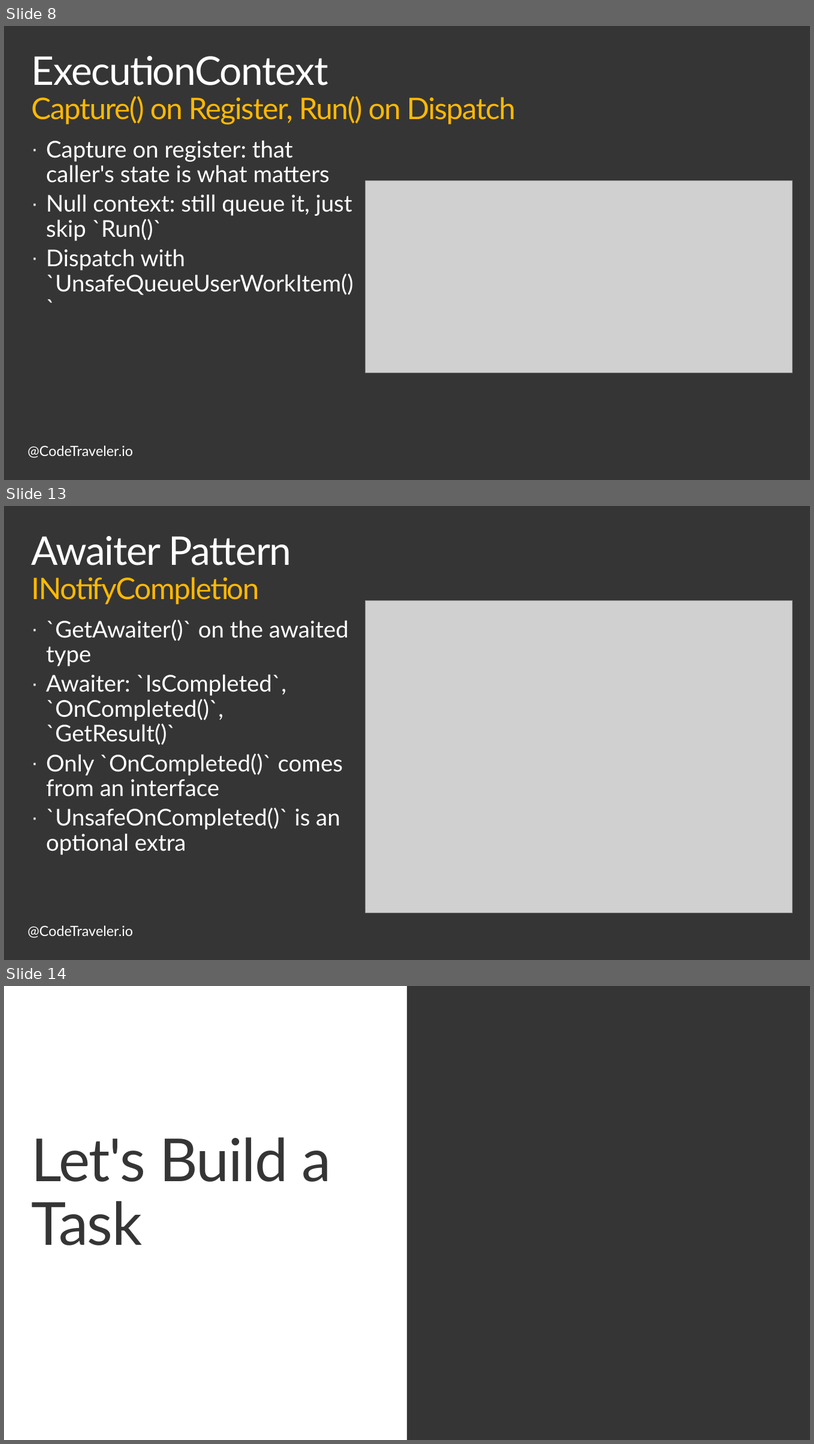
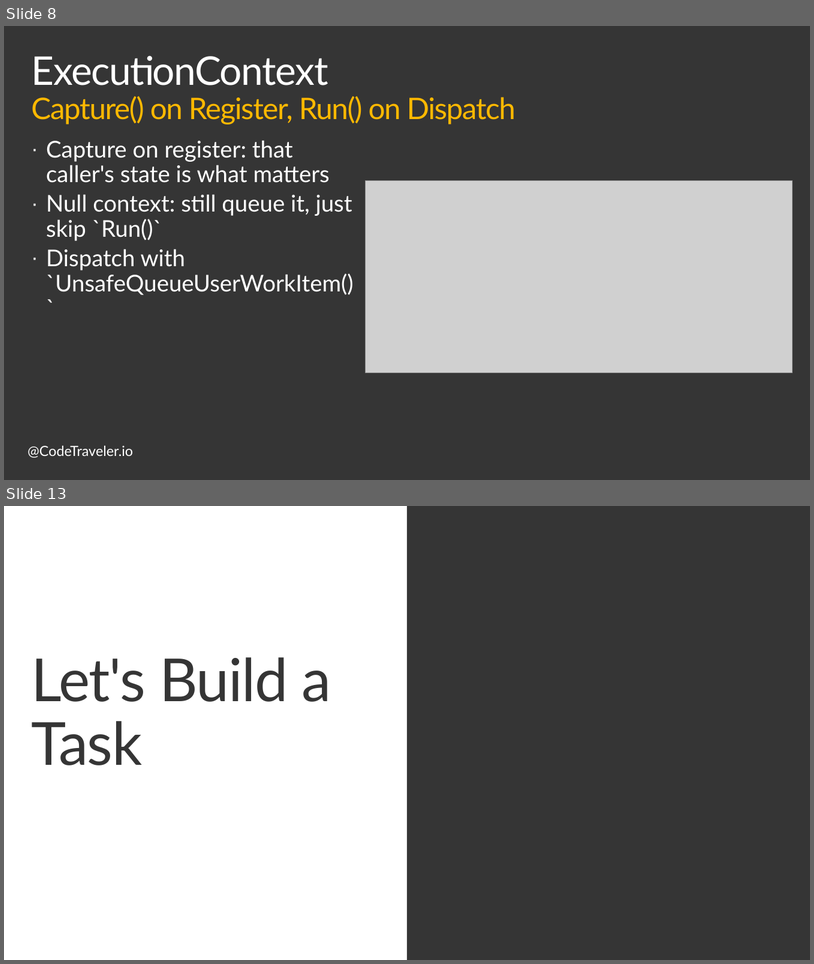
Before and after one commit to TheCodeTraveler/BecomeAnExpertWithAsyncAwait, a slide deck: 4. Creating Custom Implementation of Task/CreatingTaskFromScratch.pptx. Shown one above the other, each under a label of ours: slides 8, 13 and 14 before the commit, slides 8 and 13 after it; the slides between them are not shown. The pictures are 814x1444 and 814x964 pixels, drawn with LibreOffice and Linux fonts; fonts in the diff are those of the drawing; grey boxes stand for pictures; background and template pictures are left out. Boxes give left, top, right and bottom in pixels: in the first picture for what was removed or moved away, otherwise in the second. Text is boxed around its words. In the diff, an @@ line names an element or a change of style, - is before the commit and + after.

```diff
--- a/4. Creating Custom Implementation of Task/CreatingTaskFromScratch.pptx
+++ b/4. Creating Custom Implementation of Task/CreatingTaskFromScratch.pptx
@@ slide 13 removed at box(4, 506, 810, 960), background #353535; not listed: 1 template element that a slide beside it also shows @@
@@ title removed at box(31, 536, 291, 604) @@
-Awaiter Pattern
-INotifyCompletion
@@ picture removed at box(366, 601, 792, 913) @@
@@ text removed at box(46, 619, 349, 855) @@
-· `GetAwaiter()` on the awaited type
-· Awaiter: `IsCompleted`, `OnCompleted()`, `GetResult()`
-· Only `OnCompleted()` comes from an interface
-· `UnsafeOnCompleted()` is an optional extra
@@ what was slide 14 is now slide 13 @@
```
Also in this commit, not shown: 5 slides changed, 4 other files.
